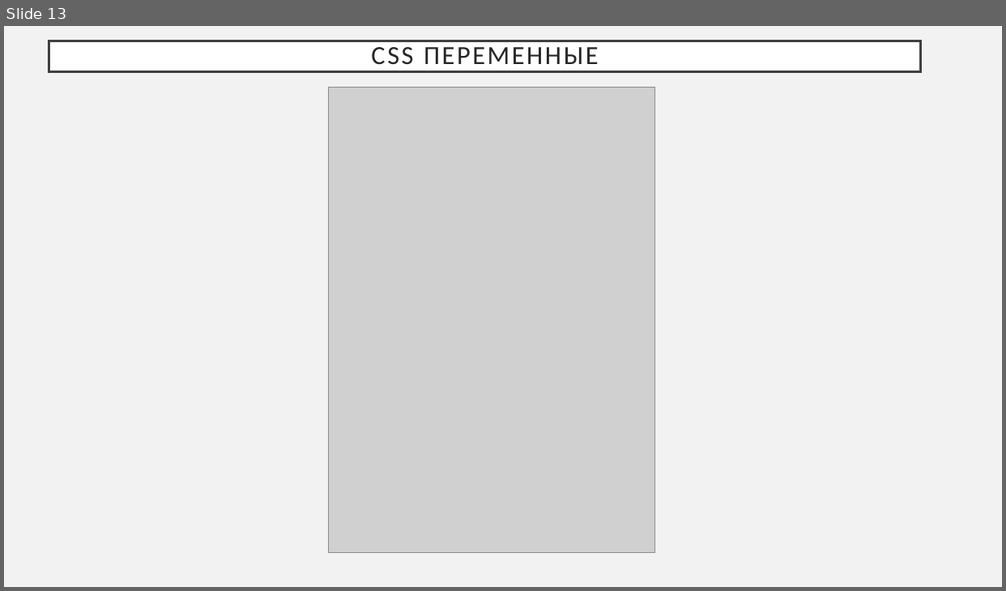
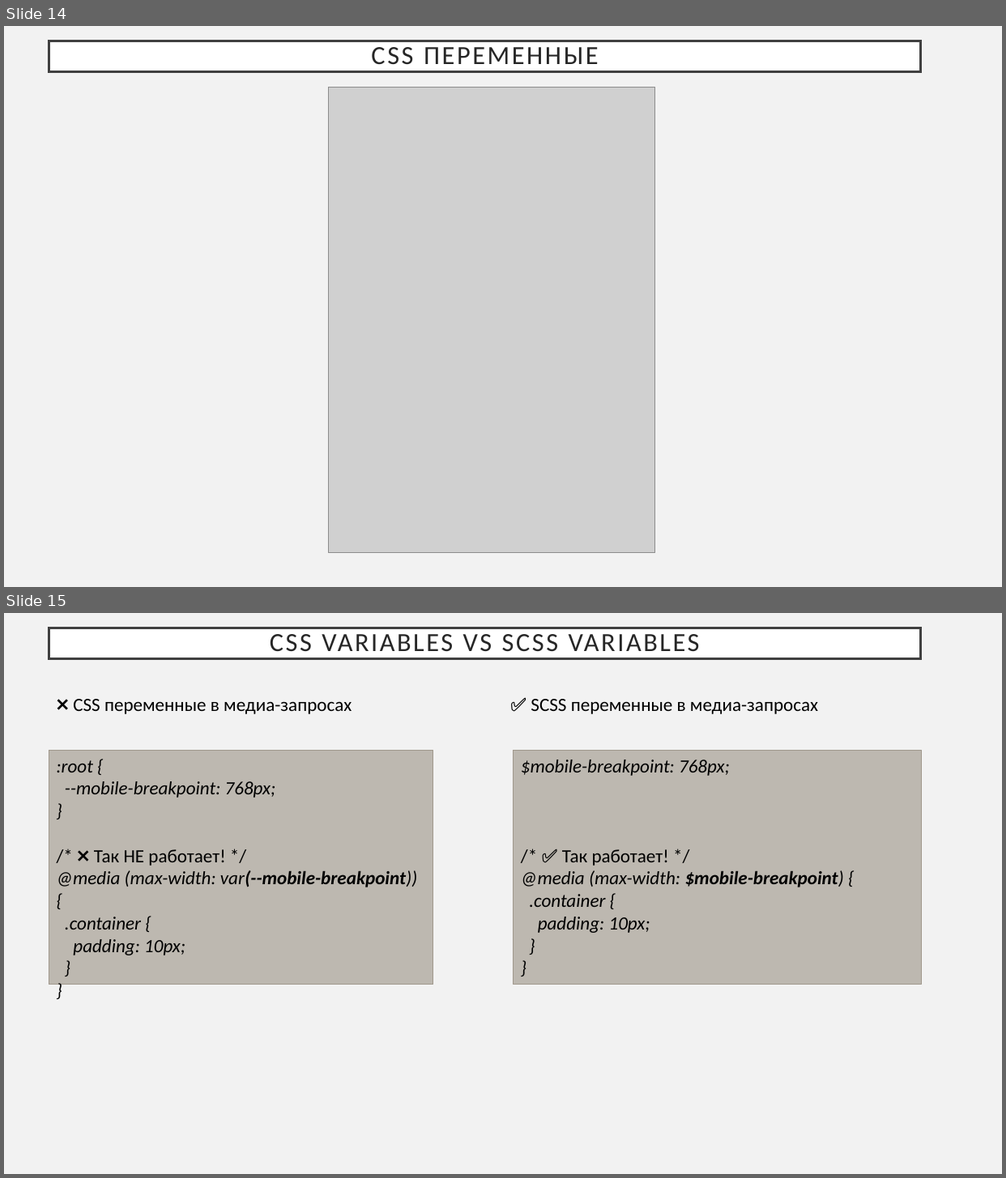
Before and after one commit to RomanBorisov/fe-course, a slide deck: 4. CSS/4.pptx. Shown one above the other, each under a label of ours: slide 13 before the commit, slides 14 and 15 after it. The pictures are 1006x591 and 1006x1178 pixels, drawn with LibreOffice and Linux fonts; fonts in the diff are those of the drawing; grey boxes stand for pictures. Boxes give left, top, right and bottom in pixels: in the first picture for what was removed or moved away, otherwise in the second. Text is boxed around its words. In the diff, an @@ line names an element or a change of style, - is before the commit and + after.

```diff
--- a/4. CSS/4.pptx
+++ b/4. CSS/4.pptx
@@ slide 15 added at box(4, 613, 1002, 1174), background #F2F2F2 @@
@@ title added at box(49, 628, 921, 658), fill #FFFFFF, outline #404040 2.5 pt, 25.2 pt, text #262626 @@
+CSS VARIABLES VS SCSS VARIABLES
@@ text added at box(73, 699, 351, 714), 18 pt, text #000000 @@
+❌ CSS переменные в медиа-запросах
@@ text added at box(530, 699, 818, 714), 18 pt, text #000000 @@
+✅ SCSS переменные в медиа-запросах
@@ rectangle added at box(49, 751, 433, 985), fill gradient #BEB8B1 to #BBB6AE, outline #A0988C 0.5 pt, 18 pt, text #000000, italic @@
+:root {
+--mobile-breakpoint: 768px;
+}
+/* ❌ Так НЕ работает! */
+@media (max-width: var(--mobile-breakpoint)) {
+.container {
+padding: 10px;
+}
+}
@@ rectangle added at box(513, 751, 921, 985), fill gradient #BEB8B1 to #BBB6AE, outline #A0988C 0.5 pt, 18 pt, text #000000, italic @@
+$mobile-breakpoint: 768px;
+/* ✅ Так работает! */
+@media (max-width: $mobile-breakpoint) {
+.container {
+padding: 10px;
+}
+}
@@ what was slide 13 is now slide 14 @@
```
Also in this commit, not shown: 2 other slides added, 54 other files.
